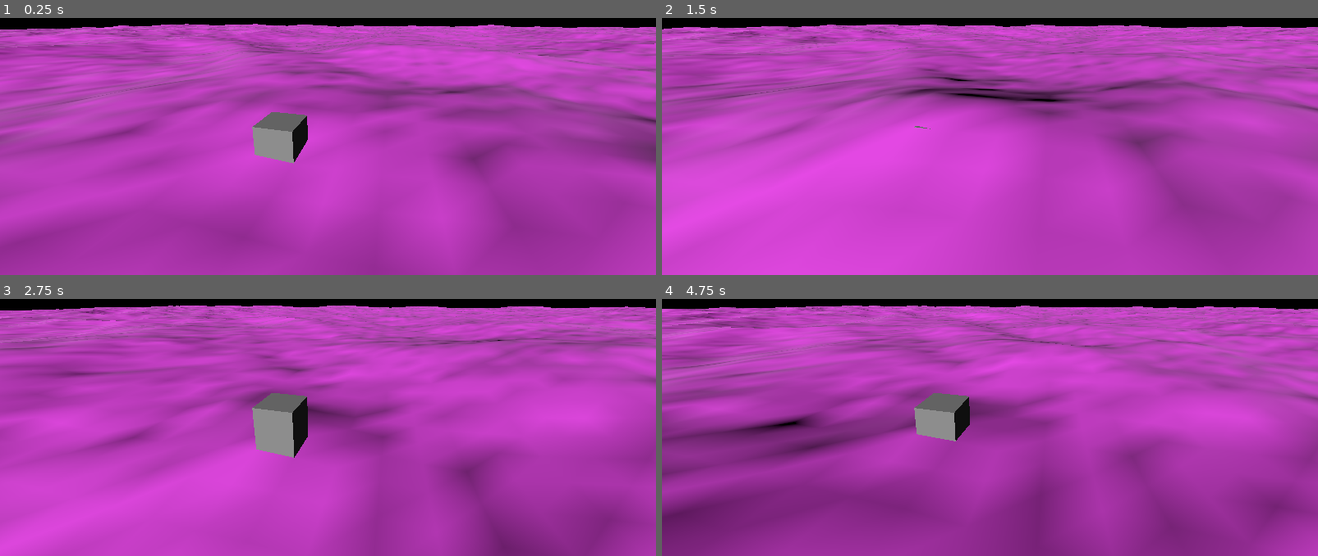
Above: before the commit, frames 1-4 (two rows, left to right).
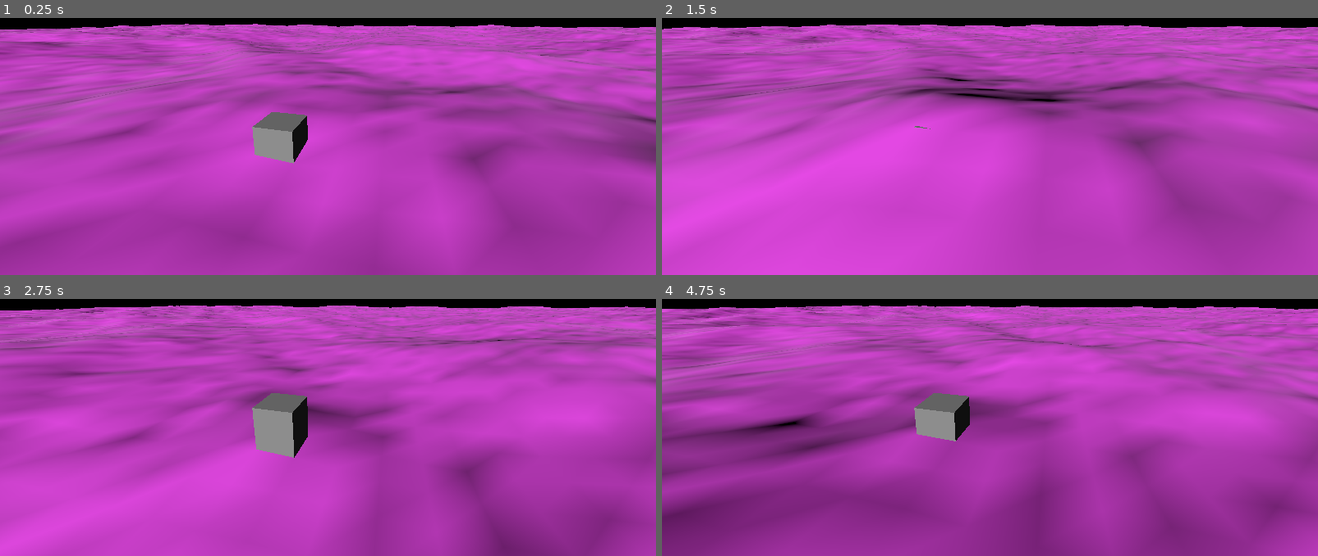
Above: after the commit, the same moments.

Repository: baldoqui/ocean-sim-godot
Game: Godot game, scene res://scenes/main.tscn
Same seed, same stepped clock (60 frames per second), same inputs: the game is played once before the commit and once after it.
Inputs:
- Up to frame 1 (0.25 s): no input
- Up to frame 2 (1.5 s): no input
- Up to frame 3 (2.75 s): no input
- Up to frame 4 (4.75 s): no input

The runs differ from the first frame. In frame 1, 0.6% of the frame differs, in the area x 0-100%, y 2-31%; in frame 2, 0.5%; in frame 3, 0.5%; in frame 4, 0.6%, in the area x 0-100%, y 2-19%.

Commit message:
fix: render mode

Diff:
--- a/shaders/ocean_shader.gdshader
+++ b/shaders/ocean_shader.gdshader
@@ -1,4 +1,6 @@
 shader_type spatial;
+
+render_mode depth_draw_always;
 
 uniform sampler2D depth_texture : source_color, hint_depth_texture;
 uniform sampler2D screen_texture: hint_screen_texture, filter_linear_mipmap;
